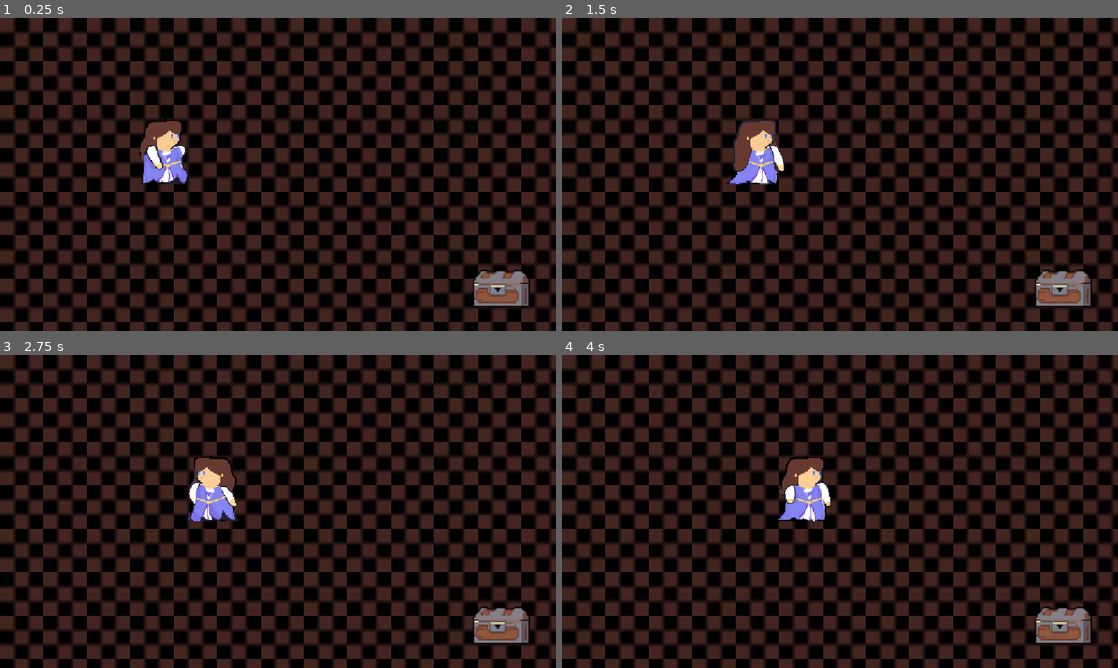
Above: before the commit, frames 1-4 (two rows, left to right).
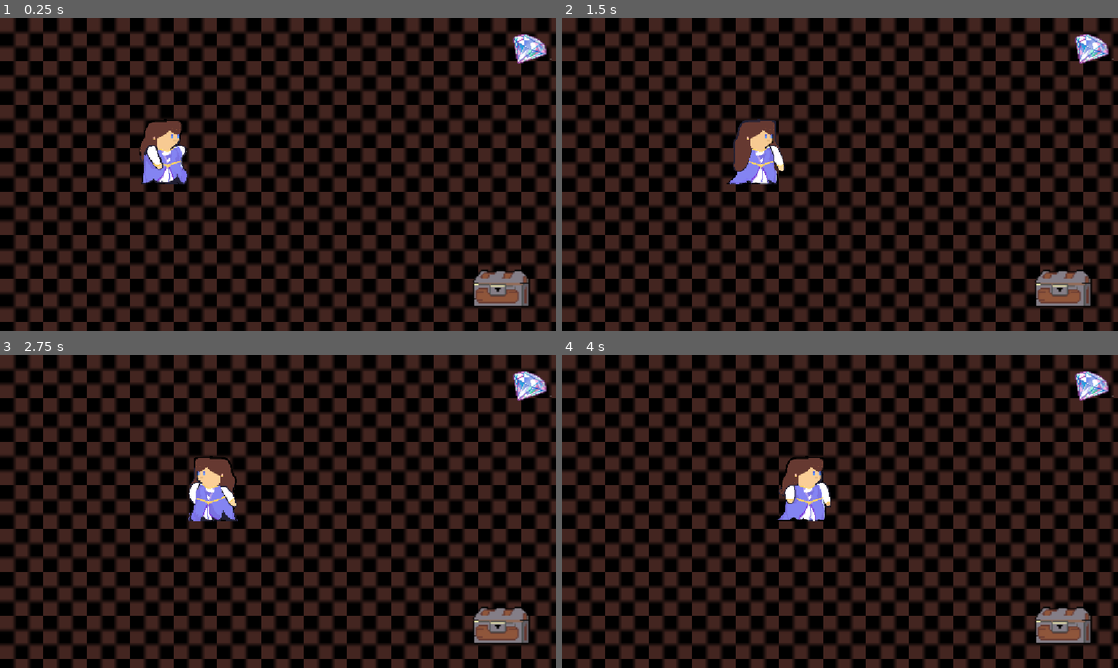
Above: after the commit, the same moments.

Repository: dskulkar/Princess-Savior-Diya-Yutian
Game: Godot game, scene res://level_1.tscn
Same seed, same stepped clock (60 frames per second), same inputs: the game is played once before the commit and once after it. This scene is started directly instead of the project's main scene.
Inputs:
- Up to frame 1 (0.25 s): no input
- Up to frame 2 (1.5 s): tap Enter (ui_accept) at 0.5, 0.77 s; hold D (move_right) from 0.53 s (still down); tap E (interact) at 0.6 s; tap Space at 1.35 s
- Up to frame 3 (2.75 s): tap Enter (ui_accept) at 1.52 s; release D (move_right) at 2.03 s; hold A (move_left) from 2.03 s (still down); tap E (interact) at 2.1 s
- Up to frame 4 (4 s): release A (move_left) at 2.78 s; hold D (move_right) from 2.78 s (still down); tap Space at 2.85 s; tap Enter (ui_accept) at 3.02, 3.77 s; tap E (interact) at 3.6 s

The runs differ from the first frame. In frame 1, 0.4% of the frame differs, in the area x 92-100%, y 5-15%; in frame 2, 0.4%; in frame 3, 0.4%; in frame 4, 0.4%.

Commit message:
Update level_1.tscn

Diff:
--- a/princess-savior/level_1.tscn
+++ b/princess-savior/level_1.tscn
@@ -1,5 +1,6 @@
 [gd_scene format=4 uid="uid://bmh4k6b6hyjqv"]
 
+[ext_resource type="Script" path="res://level_1.gd" id="1_5rr72"]
 [ext_resource type="PackedScene" uid="uid://b2udgngdmqpxi" path="res://player.tscn" id="1_hbghi"]
 [ext_resource type="Texture2D" uid="uid://c0po5t1x1gnba" path="res://Art/background-level1.png" id="2_hn12h"]
 [ext_resource type="Script" uid="uid://d28bwaa1w5o5u" path="res://chest.gd" id="3_5hph3"]
@@ -7,6 +8,7 @@
 [ext_resource type="Texture2D" uid="uid://bqfl5g5kged6b" path="res://Art/wand.png" id="5_bjebc"]
 [ext_resource type="Shader" uid="uid://cs66q412bj3dh" path="res://level_1.gdshader" id="5_j7kpp"]
 [ext_resource type="Texture2D" uid="uid://c55ocykhhgvd5" path="res://Art/box-open.png" id="6_5rr72"]
+[ext_resource type="Texture2D" uid="uid://da6tlvqkyo1xt" path="res://Art/diamond.png" id="9_gyffv"]
 
 [sub_resource type="TileSetAtlasSource" id="TileSetAtlasSource_ihfcg"]
 texture = ExtResource("2_hn12h")
@@ -126,7 +128,11 @@
 &"wand_appear": SubResource("Animation_27bay")
 }
 
+[sub_resource type="CircleShape2D" id="CircleShape2D_kfubk"]
+radius = 20.059692
+
 [node name="level_1" type="Node2D" unique_id=1385152039]
+script = ExtResource("1_5rr72")
 
 [node name="Floor" type="TileMapLayer" parent="." unique_id=1719536020]
 scale = Vector2(10, 10)
@@ -156,3 +162,18 @@
 
 [node name="AnimationPlayer" type="AnimationPlayer" parent="Chest" unique_id=1723221369]
 libraries/ = SubResource("AnimationLibrary_sof0w")
+
+[node name="Control" type="Control" parent="." unique_id=2137741662]
+layout_mode = 3
+anchors_preset = 0
+offset_right = 40.0
+offset_bottom = 40.0
+
+[node name="diamond" type="Sprite2D" parent="Control" unique_id=1474351735]
+position = Vector2(1105, 65)
+scale = Vector2(2.0937505, 1.7499998)
+texture = ExtResource("9_gyffv")
+
+[node name="CollisionShape2D" type="CollisionShape2D" parent="Control/diamond" unique_id=526281276]
+position = Vector2(-7.1641774, 0)
+shape = SubResource("CircleShape2D_kfubk")
